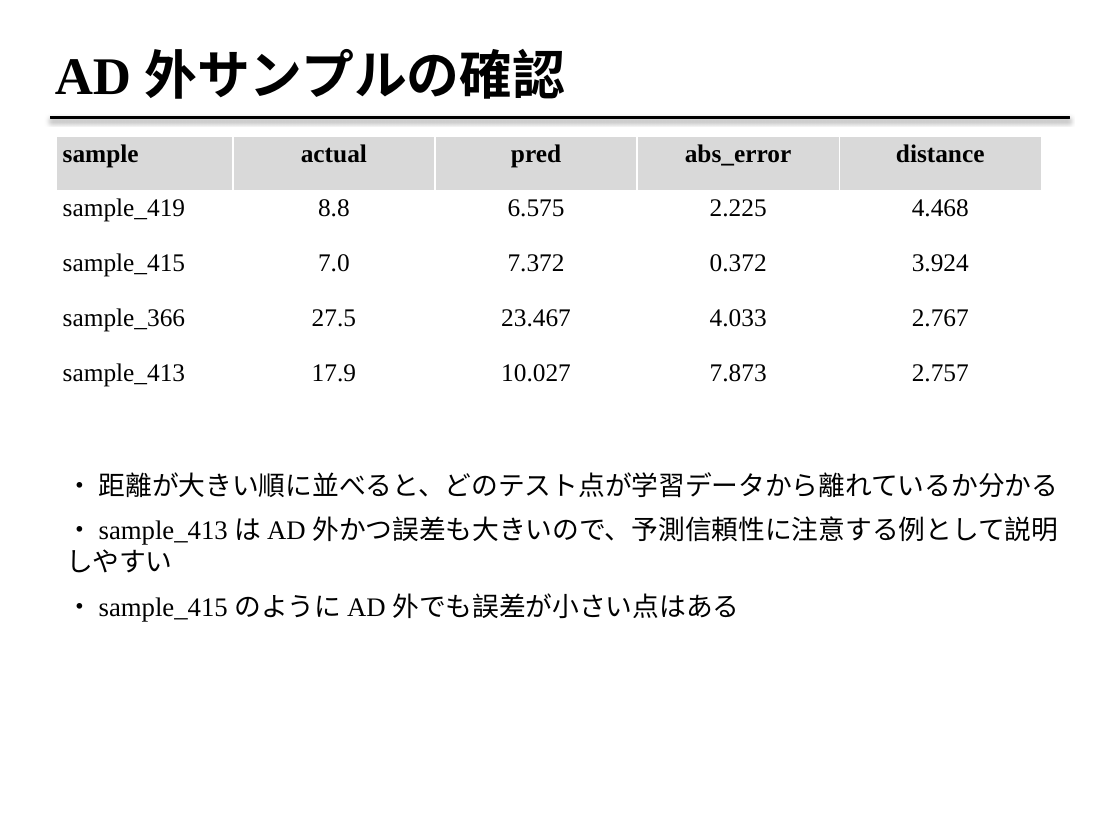
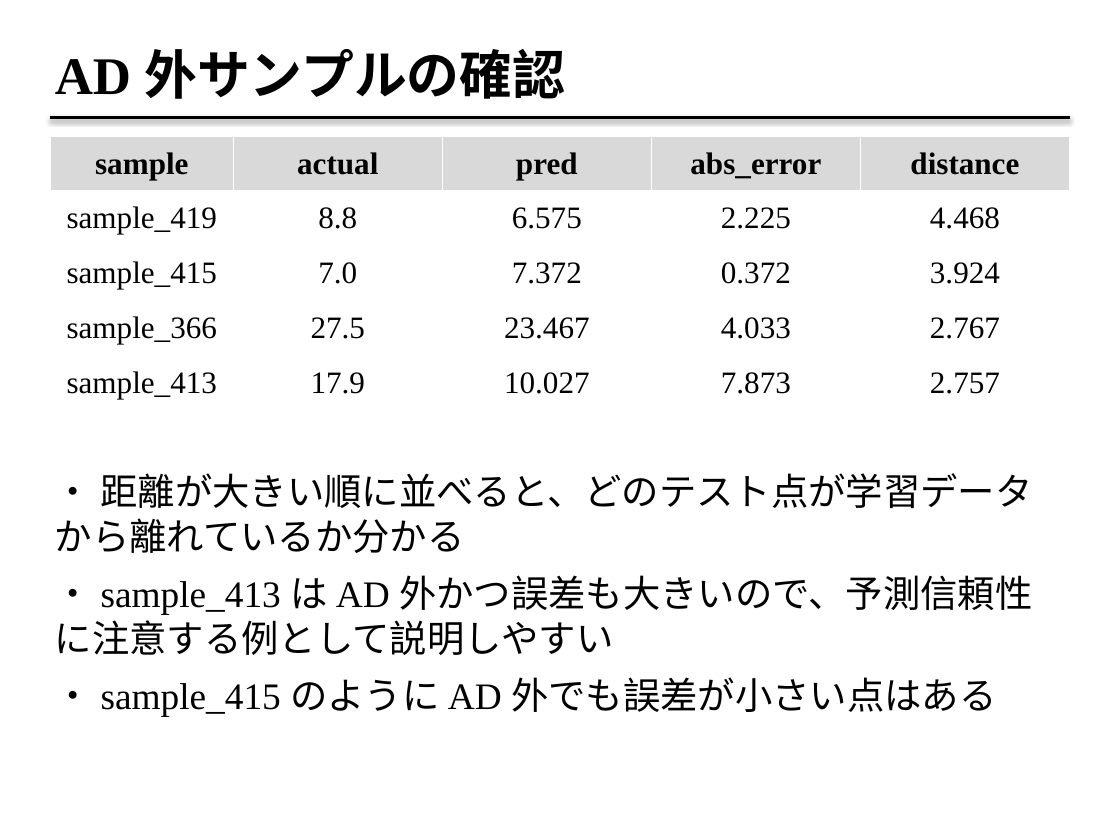
Before and after one commit to fukumoto-riku/python_seminar, a slide deck: slide 25 of 第7回/applicability-domain_2026_07_07.pptx. Drawn at 1120x840 pixels with LibreOffice and Linux fonts; fonts in the diff are those of the drawing. Boxes give left, top, right and bottom in pixels: in the first picture for what was removed or moved away, otherwise in the second. Text is boxed around its words. In the diff, an @@ line names an element or a change of style, - is before the commit and + after.

```diff
--- a/第7回/applicability-domain_2026_07_07.pptx
+++ b/第7回/applicability-domain_2026_07_07.pptx
@@ table at [50,137,1071,411] @@
@@ size 16.3 to 20 pt @@
@@ alignment left to centre @@
@@ table: place and size @@
-table at [56,137,1039,411]
+table at [50,137,1071,411]
@@ text "・ 距離が大きい順に並べると、どのテスト点が学習データから離れているか分かる": place and size @@
-text "・ 距離が大きい順に並べると、どのテスト点が学習データから離れているか分かる" at [66,472,1059,622]
+text "・ 距離が大きい順に並べると、どのテスト点が学習データから離れているか分かる" at [55,473,1033,717]
@@ text "・ 距離が大きい順に並べると、どのテスト点が学習データから離れているか分かる" at [55,473,1033,717]: size 17.2 to 24 pt @@
```
Also in this commit, not shown: 11 other slides changed, 2 other files.
